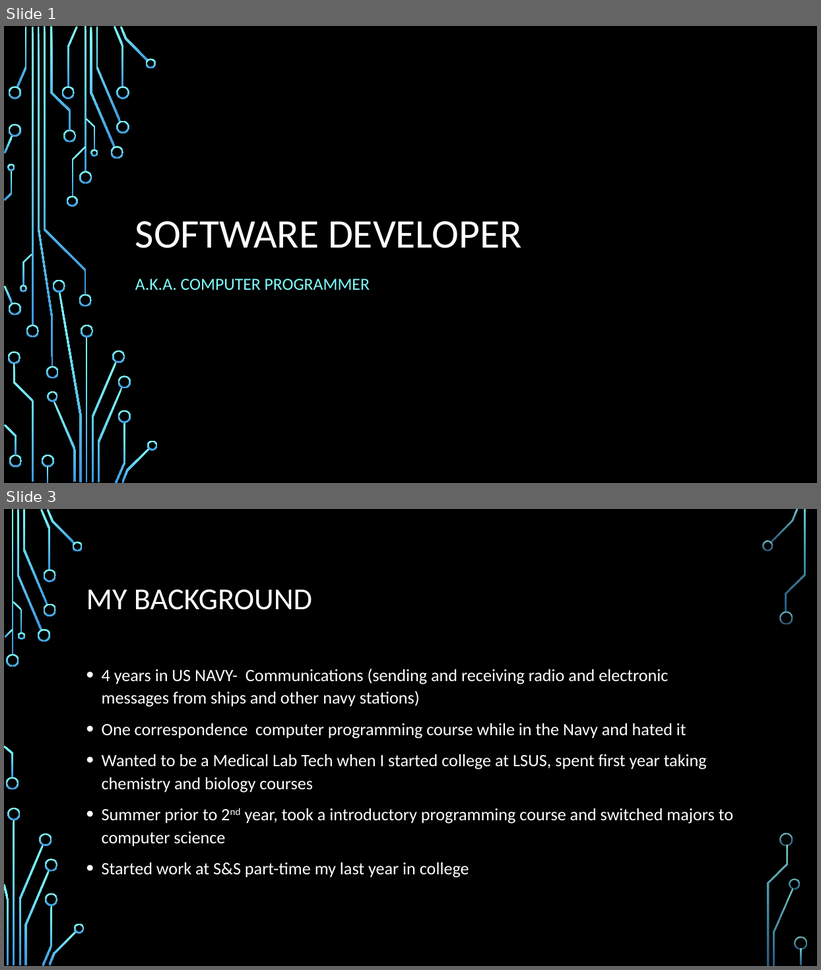
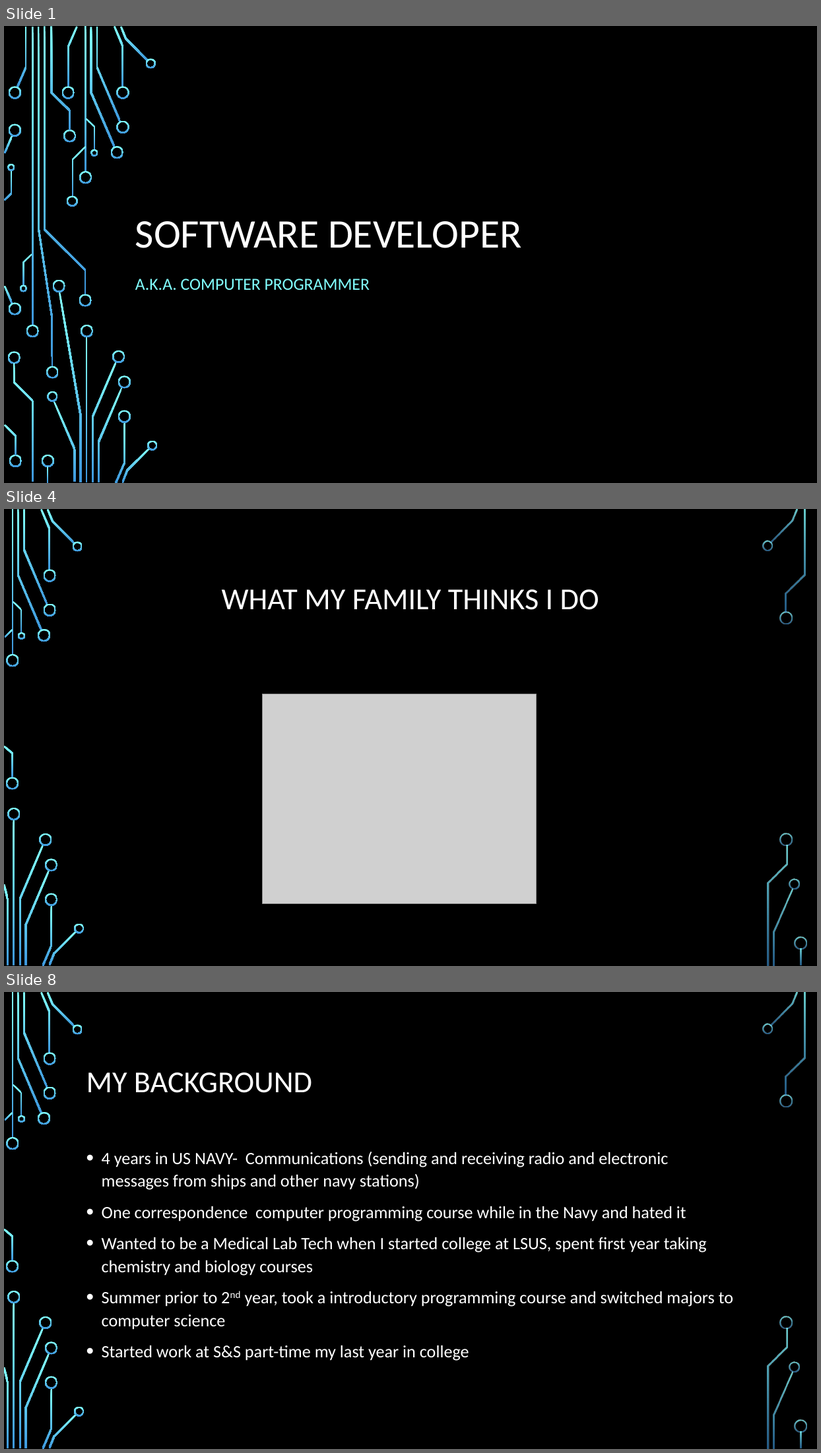
Before and after one commit to daviddcbud/TrainingApp, a slide deck: PowerPointSlids.pptx. Shown one above the other, each under a label of ours: slides 1 and 3 before the commit, slides 1, 4 and 8 after it; the slides between them are not shown. The pictures are 821x970 and 821x1453 pixels, drawn with LibreOffice and Linux fonts; fonts in the diff are those of the drawing; grey boxes stand for pictures; background and template pictures are left out. Boxes give left, top, right and bottom in pixels: in the first picture for what was removed or moved away, otherwise in the second. Text is boxed around its words. In the diff, an @@ line names an element or a change of style, - is before the commit and + after.

```diff
--- a/PowerPointSlids.pptx
+++ b/PowerPointSlids.pptx
@@ slide 4 added at <box>4,509,817,966</box>, background picture (left out); not listed: 36 template elements that a slide beside it also shows @@
@@ title added at <box>222,590,599,610</box>, 36 pt, text #FFFFFF @@
+WHAT MY FAMILY THINKS I DO
@@ picture added at <box>263,694,537,904</box> @@
@@ what was slide 3 is now slide 8 @@
```
Also in this commit, not shown: 5 other slides added, 1 slide removed, 9 other files.
